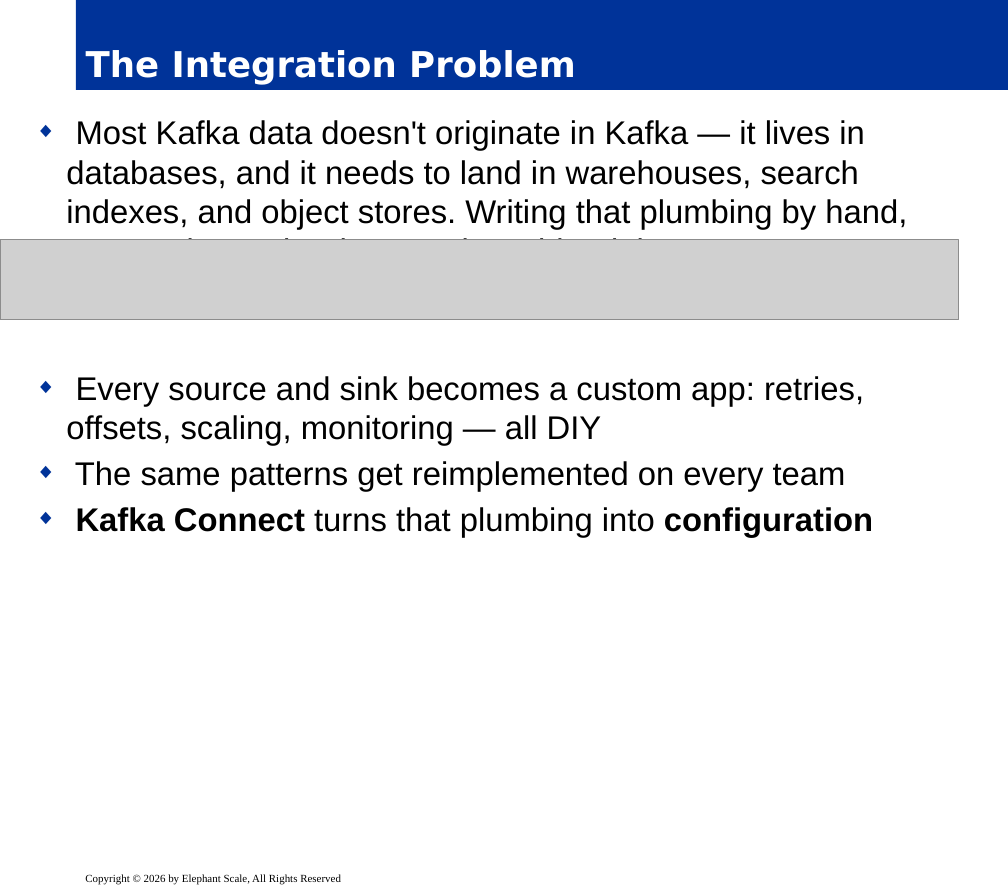
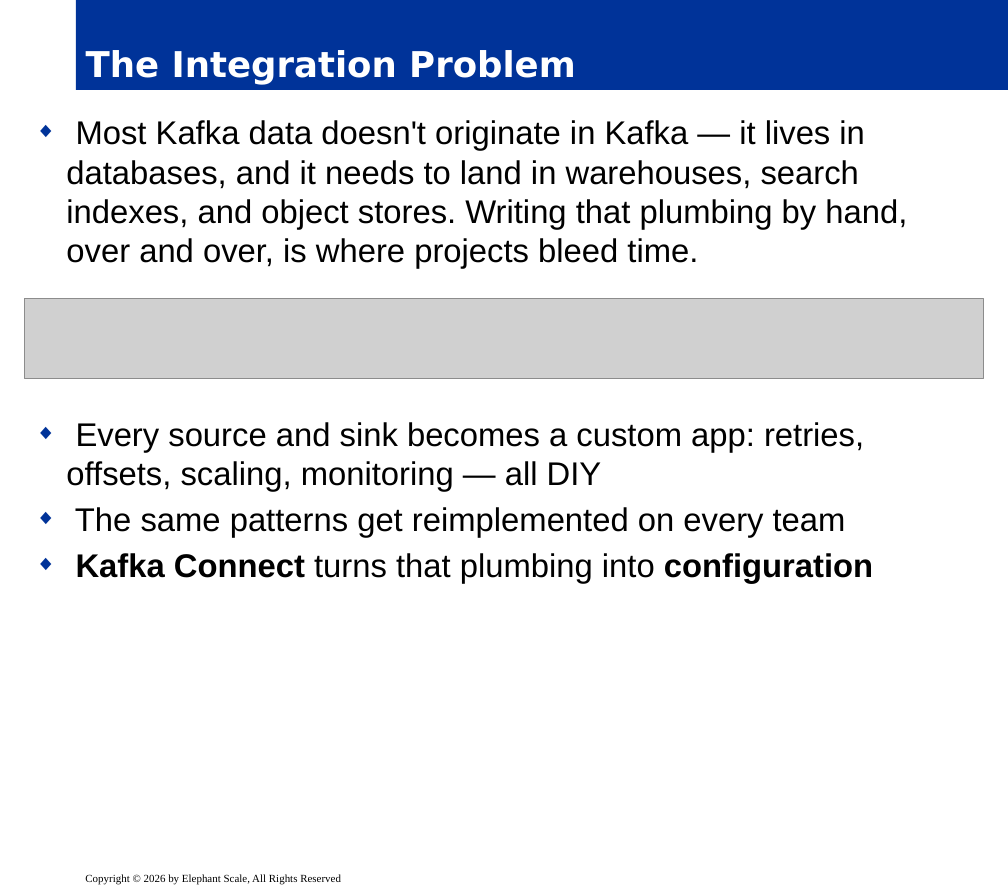
Before and after one commit to elephantscale/Apache-Kafka-for-Developers, a slide deck: slide 3 of slides/release/09__inter-5-kafka-connect.pptx. Drawn at 1008x892 pixels with LibreOffice and Linux fonts; fonts in the diff are those of the drawing; grey boxes stand for pictures; background and template pictures are left out. Boxes give left, top, right and bottom in pixels: in the first picture for what was removed or moved away, otherwise in the second. Text is boxed around its words. In the diff, an @@ line names an element or a change of style, - is before the commit and + after.

```diff
--- a/slides/release/09__inter-5-kafka-connect.pptx
+++ b/slides/release/09__inter-5-kafka-connect.pptx
@@ text "Most Kafka data doesn't originate ..." rewrapped from <box>66,120,907,538</box> to <box>66,120,907,583</box> @@
@@ picture: place and size @@
-picture at <box>0,240,959,321</box>
+picture at <box>25,299,983,380</box>
```
Also in this commit, not shown: 7 other slides changed, 1 other file.
